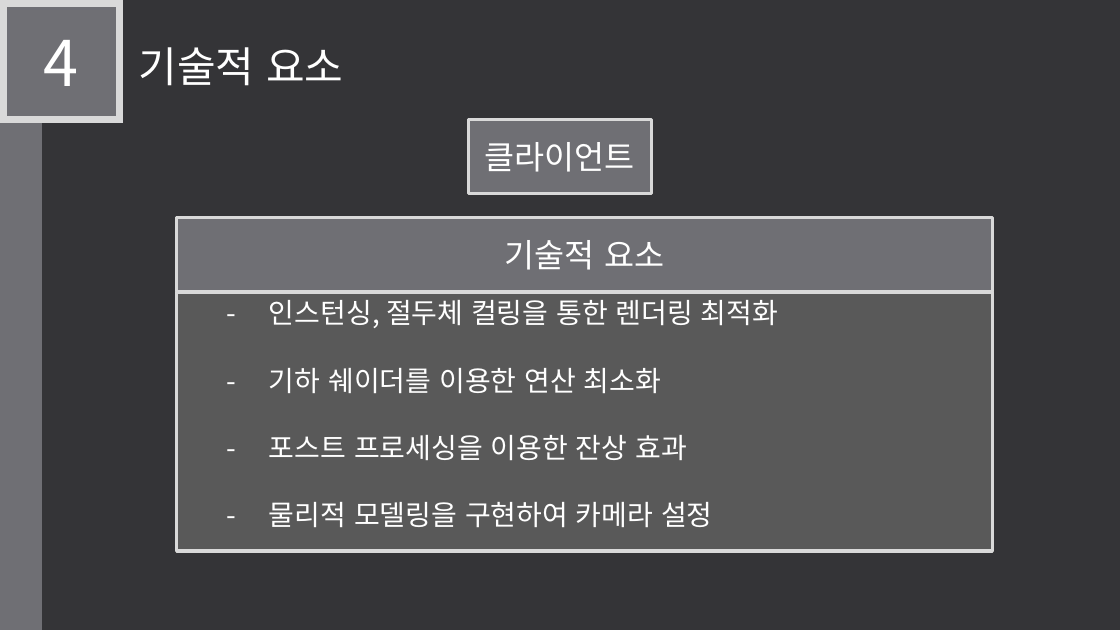
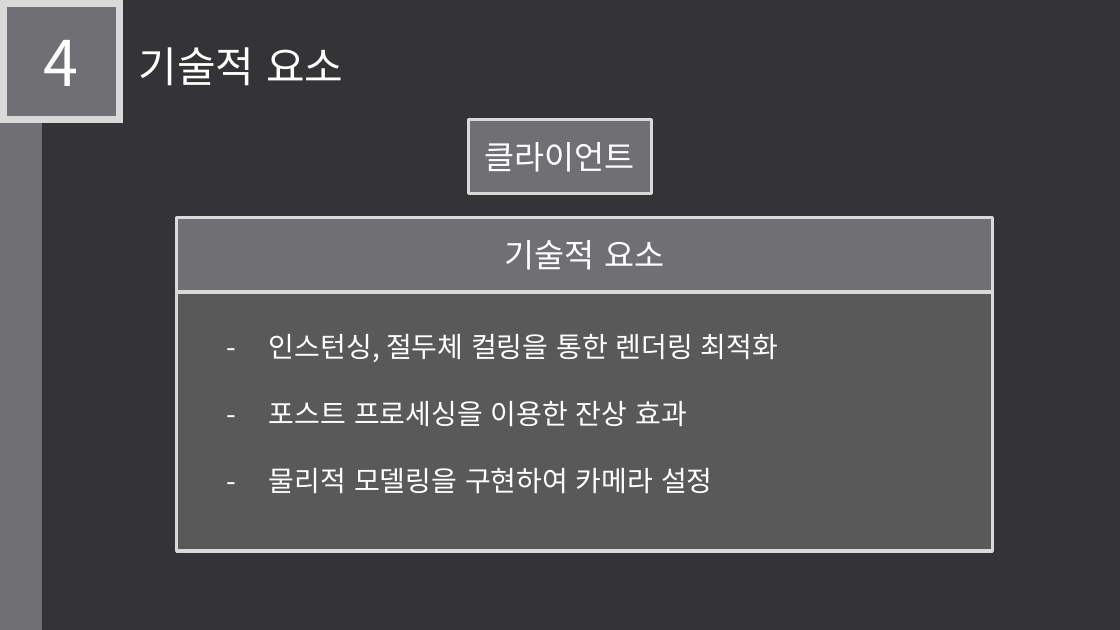
Before and after one commit to LEGO0937/Our_Project, a slide deck: slide 10 of 기획단계/졸작 제안서_최종수정중.pptx. Drawn at 1120x630 pixels with LibreOffice and Linux fonts; fonts in the diff are those of the drawing. Boxes give left, top, right and bottom in pixels: in the first picture for what was removed or moved away, otherwise in the second. Text is boxed around its words. In the diff, an @@ line names an element or a change of style, - is before the commit and + after.

Commit message:
기술적요소 수정
기하쉐이더사용이 렌더링최적화에속해서 하나로 합쳣다

```diff
--- a/기획단계/졸작 제안서_최종수정중.pptx
+++ b/기획단계/졸작 제안서_최종수정중.pptx
@@ text in rectangle at box(269, 368, 661, 393): paragraph removed @@
-- 기하 쉐이더를 이용한 연산 최소화
```
